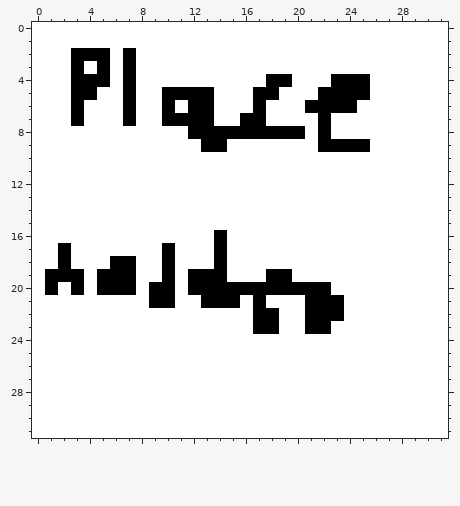
Edited in one commit: pixel-art sprite (gfx/pokemon/back/gyaradosb.png). This is how it looked before the edit.
The file is 32x32 pixels.
The result:
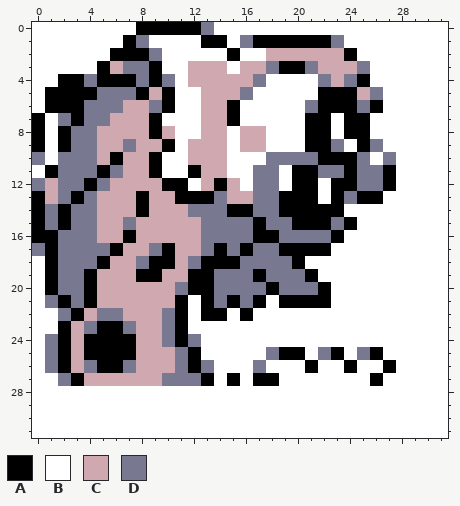
Palette (. is transparent): A #000000  B #ffffff  C #d0a8b0  D #787890
From old to new:
@@ x 0..31 @@
- 0 BBBBBBBBBBBBBBBBBBBBBBBBBBBBBBBB
- 1 BBBBBBBBBBBBBBBBBBBBBBBBBBBBBBBB
- 2 BBBAAABABBBBBBBBBBBBBBBBBBBBBBBB
- 3 BBBABABABBBBBBBBBBBBBBBBBBBBBBBB
- 4 BBBAAABABBBBBBBBBBAABBBAAABBBBBB
- 5 BBBAABBABBAAAABBBAABBBAAAABBBBBB
- 6 BBBABBBABBABAABBBABBBAAAABBBBBBB
- 7 BBBABBBABBAAAABBAABBBBABBBBBBBBB
- 8 BBBBBBBBBBBBAAAAAAAAABABBBBBBBBB
- 9 BBBBBBBBBBBBBAABBBBBBBAAAABBBBBB
-10 BBBBBBBBBBBBBBBBBBBBBBBBBBBBBBBB
-11 BBBBBBBBBBBBBBBBBBBBBBBBBBBBBBBB
-12 BBBBBBBBBBBBBBBBBBBBBBBBBBBBBBBB
-13 BBBBBBBBBBBBBBBBBBBBBBBBBBBBBBBB
-14 BBBBBBBBBBBBBBBBBBBBBBBBBBBBBBBB
-15 BBBBBBBBBBBBBBBBBBBBBBBBBBBBBBBB
-16 BBBBBBBBBBBBBBABBBBBBBBBBBBBBBBB
-17 BBABBBBBBBABBBABBBBBBBBBBBBBBBBB
-18 BBABBBAABBABBBABBBBBBBBBBBBBBBBB
-19 BAAABAAABBABAAABBBAABBBBBBBBBBBB
-20 BABABAAABAABAAAAAAAAAAABBBBBBBBB
-21 BBBBBBBBBAABBAAABABBBAAABBBBBBBB
-22 BBBBBBBBBBBBBBBBBAABBAAABBBBBBBB
-23 BBBBBBBBBBBBBBBBBAABBAABBBBBBBBB
-24 BBBBBBBBBBBBBBBBBBBBBBBBBBBBBBBB
-25 BBBBBBBBBBBBBBBBBBBBBBBBBBBBBBBB
-26 BBBBBBBBBBBBBBBBBBBBBBBBBBBBBBBB
-27 BBBBBBBBBBBBBBBBBBBBBBBBBBBBBBBB
+ 0 BBBBBBBBAAAAADBBBBBBBBBBBBBBBBBB
+ 1 BBBBBBBADBBBBAABDAAAAAADBBBBBBBB
+ 2 BBBBBBAAADBBBBBABBCCCCCCABBBBBBB
+ 3 BBBBBACDDABBCCCBCCDAADCCCDBBBBBB
+ 4 BBAADAAADADBCCCCCDBBBBDCDABBBBBB
+ 5 BAAAADDDACABBCCCDBBBBBAAACDBBBBB
+ 6 BAAADDDCCDABBCCABBBBBDAAADABBBBB
+ 7 ABDADDCCCABBBCCABBBBBAABAABBBBBB
+ 8 ABADDCCCCACBBCCBCCBBBAABAABBBBBB
+ 9 ABADDCCDCCABCCCBCCBBBAADBADBBBBB
+10 DBDDDCACCABBCCCBBBDDDDAAADBDBBBB
+11 BADDDADCCABBACCBBDDBAADDADDABBBB
+12 DCDDADCCCCAABCACBDDBAABAADDABBBB
+13 ACDADCCCACCAAADCCDDAAABADAABBBBB
+14 ADADDCCCACCCDDDAADDAAAAABBBBBBBB
+15 ADADDCCDCCCCCDDDDADDAAADABBBBBBB
+16 AADDDCCACCCCCDDDDAADDDDABBBBBBBB
+17 DADDDDACCDACCDADADDAAAABBBBBBBBB
+18 BADDDACCDAACDAAADDDDABBBBBBBBBBB
+19 BADDACCCAACCAADDDADDDABBBBBBBBBB
+20 BADDACCCCCCDAADDDDADDDABBBBBBBBB
+21 BDADACCCCCCABADADABAAAABBBBBBBBB
+22 BBDACDDCCCDABAABABBBBBBBBBBBBBBB
+23 BBACDAADCCDABBBBBBBBBBBBBBBBBBBB
+24 BDACAAAACCDADBBBBBBBBBBBBBBBBBBB
+25 BDACAAAACCCDABBBBBDAABDABDABBBBB
+26 BDACDAADCCCDADBBBDBBBABBABBABBBB
+27 BBDACCCCCCDDDABABAABBBBBBBABBBBB
 28 BBBBBBBBBBBBBBBBBBBBBBBBBBBBBBBB
